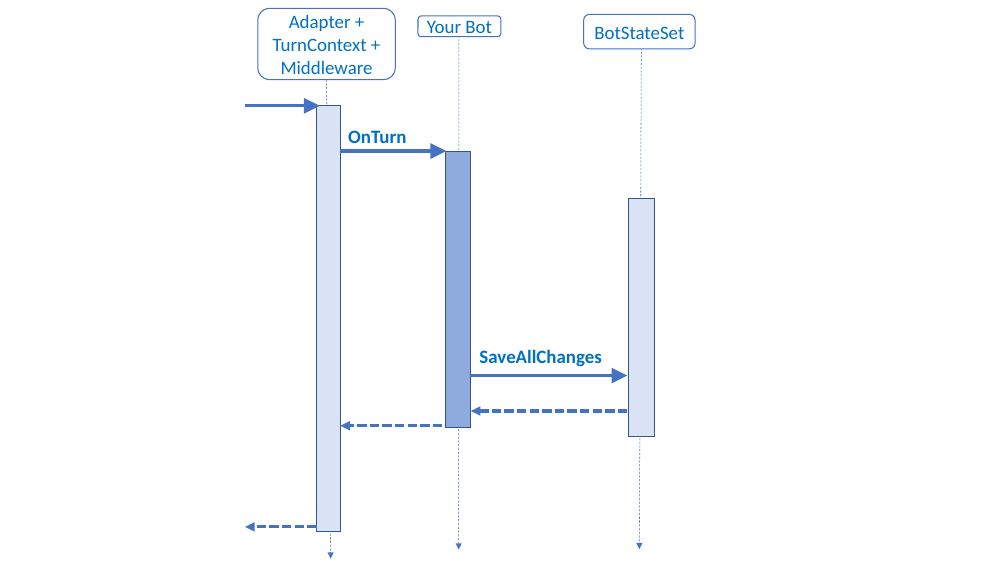
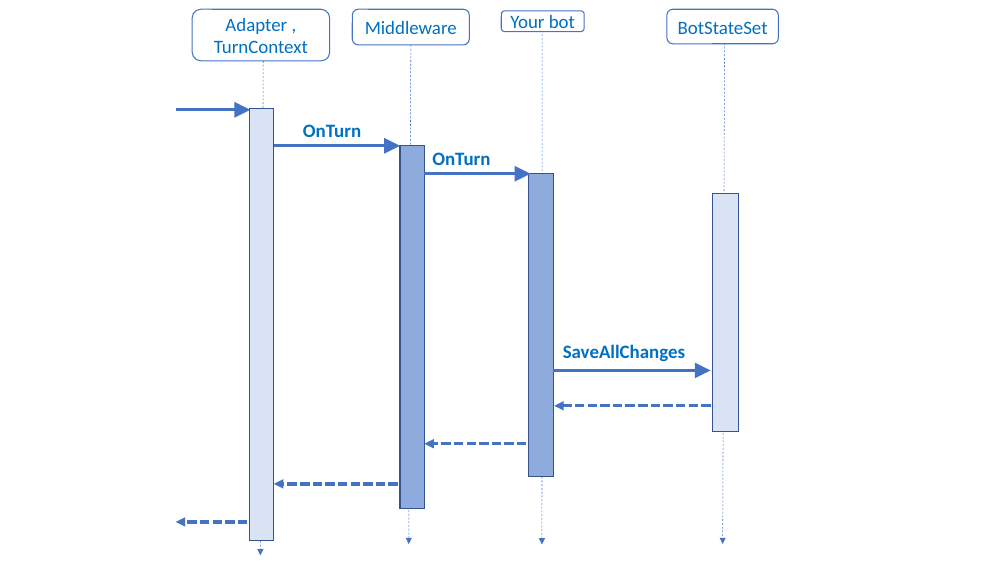
Before and after one commit to MicrosoftDocs/bot-docs, a slide deck: slide 4 of art-source/power-point/bot-concepts-art.pptx. Drawn at 1008x567 pixels with LibreOffice and Linux fonts; fonts in the diff are those of the drawing. Boxes give left, top, right and bottom in pixels: in the first picture for what was removed or moved away, otherwise in the second. Text is boxed around its words. In the diff, an @@ line names an element or a change of style, - is before the commit and + after.

```diff
--- a/art-source/power-point/bot-concepts-art.pptx
+++ b/art-source/power-point/bot-concepts-art.pptx
@@ rounded rectangle "Adapter ,": place and size @@
-rounded rectangle "Adapter ," at <box>258,8,395,79</box>
+rounded rectangle "Adapter ," at <box>192,9,330,60</box>
@@ text in rounded rectangle at <box>214,18,308,53</box>: text changed @@
-Adapter +
-TurnContext + Middleware
+Adapter ,
+TurnContext
@@ rounded rectangle added at <box>352,9,470,45</box>, outline #4472C4 1 pt, 18 pt, text #0070C0 @@
+Middleware
@@ text in rounded rectangle at <box>510,15,575,33</box>: text changed @@
-Your Bot
+Your bot
@@ arrow added from (542, 26) to (542, 544), #4472C4 0.5 pt dashed @@
@@ arrow moved from (459, 32) - (459, 550) to (411, 45) - (409, 544) @@
@@ arrow moved from (327, 79) - (330, 559) to (263, 60) - (260, 556) @@
@@ arrow moved from (245, 106) - (320, 106) to (175, 110) - (250, 110) @@
@@ rectangle: place and size @@
-rectangle at <box>317,106,340,532</box>
+rectangle at <box>250,109,273,541</box>
@@ text "OnTurn": place and size @@
-text "OnTurn" at <box>348,130,406,143</box>
+text "OnTurn" at <box>303,124,361,137</box>
@@ arrow moved from (340, 151) - (446, 151) to (274, 146) - (400, 146) @@
@@ rectangle: place and size @@
-rectangle at <box>445,151,470,428</box>
+rectangle at <box>400,146,425,508</box>
@@ arrow added from (424, 174) to (531, 174), #4472C4 3 pt @@
@@ text added at <box>432,152,490,165</box>, 18 pt, text #0070C0, bold @@
+OnTurn
@@ rectangle added at <box>529,174,554,477</box>, fill #8FAADC, outline #325491 1 pt @@
@@ 3 arrows, 2 rounded rectangles, 1 text, 1 rectangle: place and size @@
-3 arrows, 2 rounded rectangles, 1 text, 1 rectangle at <box>418,14,695,549</box>
+3 arrows, 2 rounded rectangles, 1 text, 1 rectangle at <box>501,9,778,544</box>
@@ arrow moved from (442, 426) - (340, 426) to (526, 444) - (424, 444) @@
@@ arrow added from (398, 484) to (274, 484), #4472C4 3 pt dashed @@
@@ arrow moved from (317, 527) - (245, 527) to (247, 522) - (175, 522) @@
```
Also in this commit, not shown: 4 other slides changed, 5 slides added, 20 other files.
